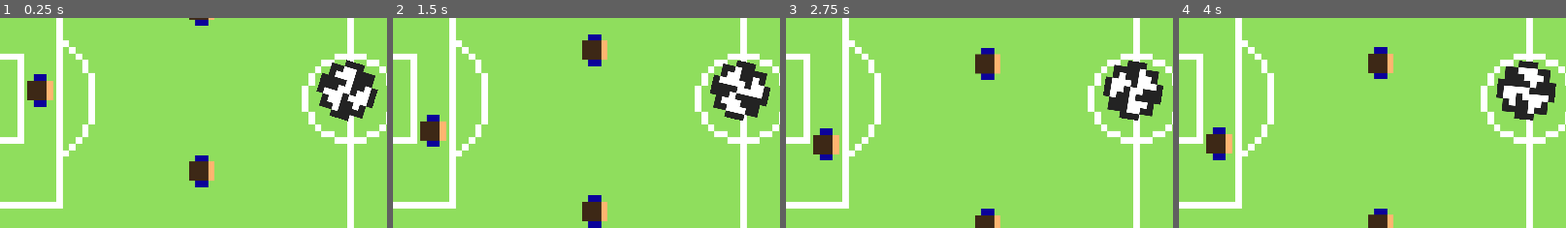
Above: before the commit, frames 1-4 (left to right).
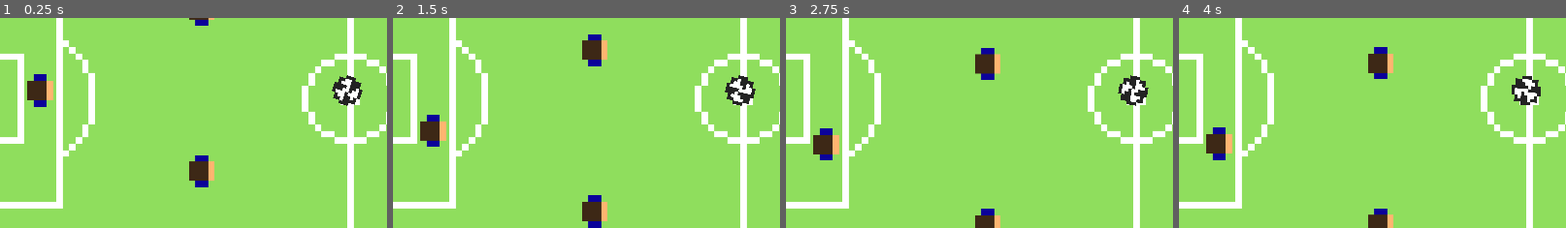
Above: after the commit, the same moments.

Repository: HephaistosForge/Boltzplatz
Game: Godot game, scene res://world.tscn
The game is run twice, just before and just after one commit, with the same random seed, the same clock (stepped at 60 frames per second) and the same inputs. The engine's default icon, where the game draws it, is replaced by a stand-in: a white triangle on a blue panel in a dark square.
Inputs:
- Up to frame 1 (0.25 s): no input
- Up to frame 2 (1.5 s): hold Down (down_player_right) 0.53-1.28 s; tap Space (space) at 0.6, 1.35 s; hold S (down_player_left) from 1.28 s (still down)
- Up to frame 3 (2.75 s): release S (down_player_left) at 2.03 s; hold Down (down_player_right) from 2.03 s (still down); tap Space (space) at 2.1 s
- Up to frame 4 (4 s): release Down (down_player_right) at 2.78 s; hold W (up_player_left) 2.78-3.53 s; tap Space (space) at 2.85, 3.6 s; hold S (down_player_left) from 3.53 s (still down)
The pictures show only the part of the screen within x 5-55%, y 33-83%; the shares and areas given below are measured in that part.

The runs differ from the first frame. In frame 1, 2.6% of the frame differs, in the area x 81-98%, y 19-50%; in frame 2, 2.7%, in the area x 81-98%, y 20-49%; in frame 3, 2.6%; in frame 4, 2.6%.

Commit message:
improve ball

Diff:
--- a/scenes/ball/ball.tscn
+++ b/scenes/ball/ball.tscn
@@ -16,8 +16,9 @@
 script = ExtResource("1_jep6k")
 
 [node name="Sprite2D" type="Sprite2D" parent="."]
+scale = Vector2(0.5, 0.5)
 texture = ExtResource("2_h4s1y")
 
 [node name="CollisionShape2D" type="CollisionShape2D" parent="."]
-scale = Vector2(5, 5)
+scale = Vector2(2, 2)
 shape = SubResource("CircleShape2D_fdaxq")
